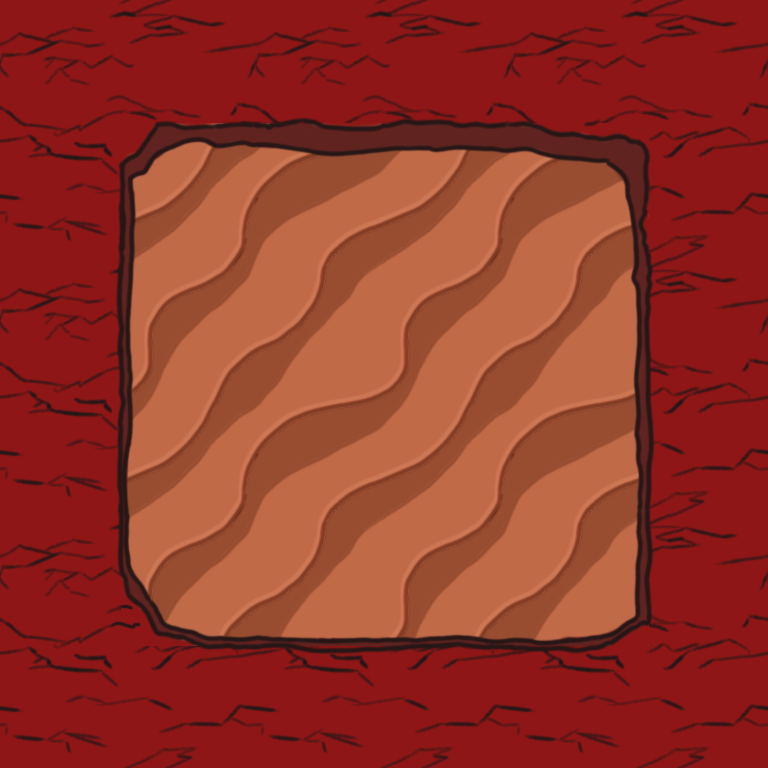
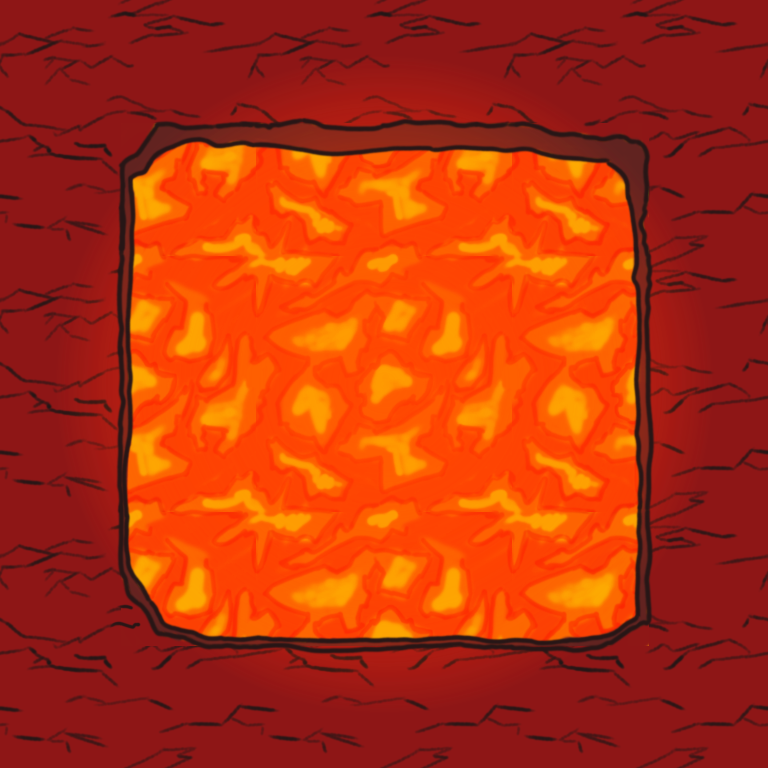
The second 768 x 768 image is a revision of the first. Changes to its layers:
painted on "Paint Layer 6" over [64, 64, 704, 704]
added layer "Paint Layer 10" (1st of 2) (screen, 73%) above "Paint Layer 10" over [57, 57, 712, 711]
added layer "Paint Layer 10" (2nd of 2) (overlay) above "Group 5" over [57, 57, 712, 711]
painted on "Paint Layer 4" over [64, 64, 704, 704]
painted on "Paint Layer 8" over [64, 64, 704, 704]
painted on "Paint Layer 7" over [64, 64, 712, 704]
